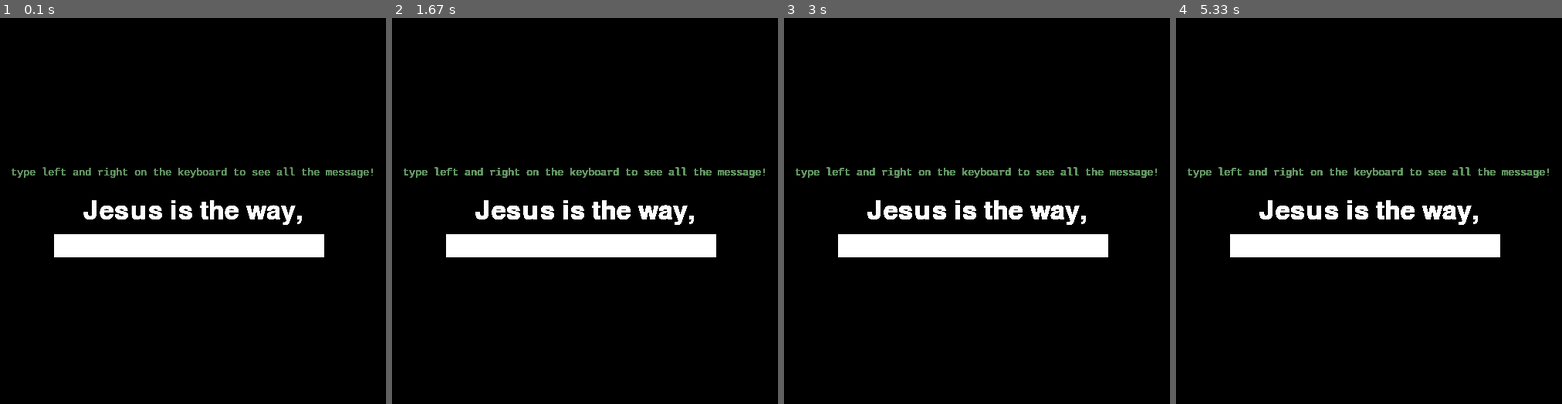
Above: before the commit, frames 1-4 (left to right).
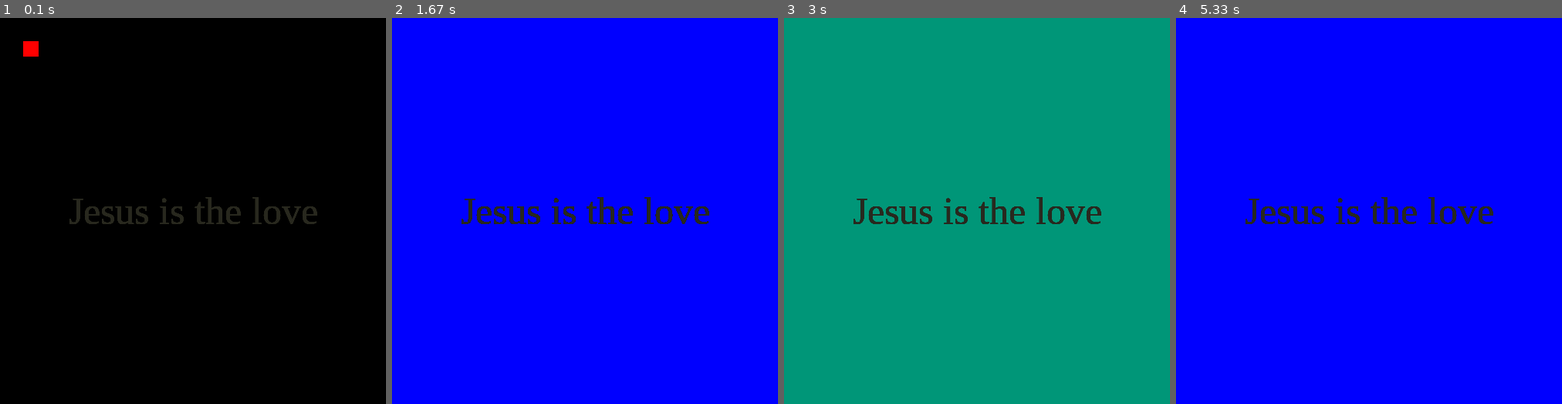
Above: after the commit, the same moments.

Repository: oliverjunior1/job_trainer
Game: pygame game, started from geeks_to_geeks/pygame/text/text_key_draw.py
Same seed, same stepped clock (60 frames per second), same inputs: the game is played once before the commit and once after it.
Inputs:
- Up to frame 1 (0.1 s): no input
- Up to frame 2 (1.67 s): tap 2 at 0.33 s; tap 1 at 0.67, 1 s
- Up to frame 3 (3 s): hold 2 2.33-2.8 s; tap 1 at 2.4, 2.7 s; tap 2 at 2.83 s
- Up to frame 4 (5.33 s): hold 2 3.17-3.63 s; tap 1 at 3.23, 3.53, 5.13 s; tap 2 at 4.73 s; hold 2 from 5.07 s (still down)

The runs differ from the first frame. In frame 1, 7.1% of the frame differs, in the area x 3-97%, y 6-62%; in frame 2, 100%, in the area x 0-100%, y 0-100%; in frame 3, 100%; in frame 4, 100%.

Commit message:
Update text_key_draw.py

Diff:
--- a/geeks_to_geeks/pygame/text/text_key_draw.py
+++ b/geeks_to_geeks/pygame/text/text_key_draw.py
@@ -2,41 +2,26 @@
 import sys
 
 pygame.font.init()
-# Put the fonts from the system usable
 pygame.font.get_fonts()
 
-# About the size of screen
 screen = pygame.display.set_mode((500,500))
-# To draw a rectangle
-pygame.draw.rect(screen, (255,255,255),(70,280,350,30))
 
-# About text
-font = pygame.font.SysFont('freesanbold.ttf', 50)# specific fonts will be better
-font2 = pygame.font.SysFont('Lucida Console', 14)# If I put system fonts won't show, if it isn't installed
-text = font.render('Jesus is the way,', True, (255,255,255))
-text2 = font2.render('type left and right on the keyboard to see all the message!',
-                     True, (100,150,100))
-text_rect2 = text2.get_rect()
-text_rect2.center=(250,200)
+draw = pygame.draw.rect(screen, (255,0,0), (30,30,20,20))
+
+font = pygame.font.SysFont('Times New Roman', 50)
+text = font.render('Jesus is the love', True, (40,40,30,30))
 text_rect = text.get_rect()
 text_rect.center=(250,250)
 
 while True:
-    # About the position of the text
     screen.blit(text, text_rect)
-    screen.blit(text2, text_rect2)
-    # to make possible finish the program
     for event in pygame.event.get():
         if event.type==pygame.QUIT:
             sys.exit()
             pygame.quit()
-        # The options to use the keyboard
         if event.type==pygame.KEYDOWN:
-            if event.key==pygame.K_LEFT:
-                text = font.render('and the life!', True, (100, 100, 100))
-                text_rect.bottom=(350)
-            if event.key==pygame.K_RIGHT:
-                text = font.render('the truth,', True, (255, 0, 0))
-                text_rect.center=(250,300)
-                # About the frames
+            if event.key==pygame.K_1:
+                screen.fill((0,0,255))
+            elif event.key==pygame.K_2:
+                screen.fill((0,150,120))
     pygame.display.flip()
